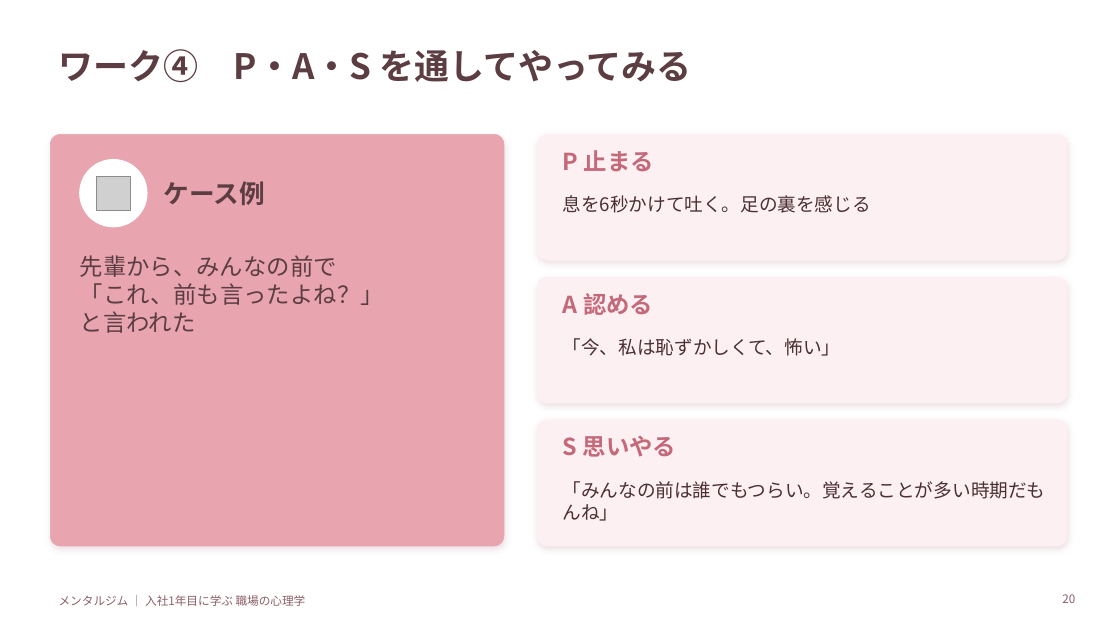
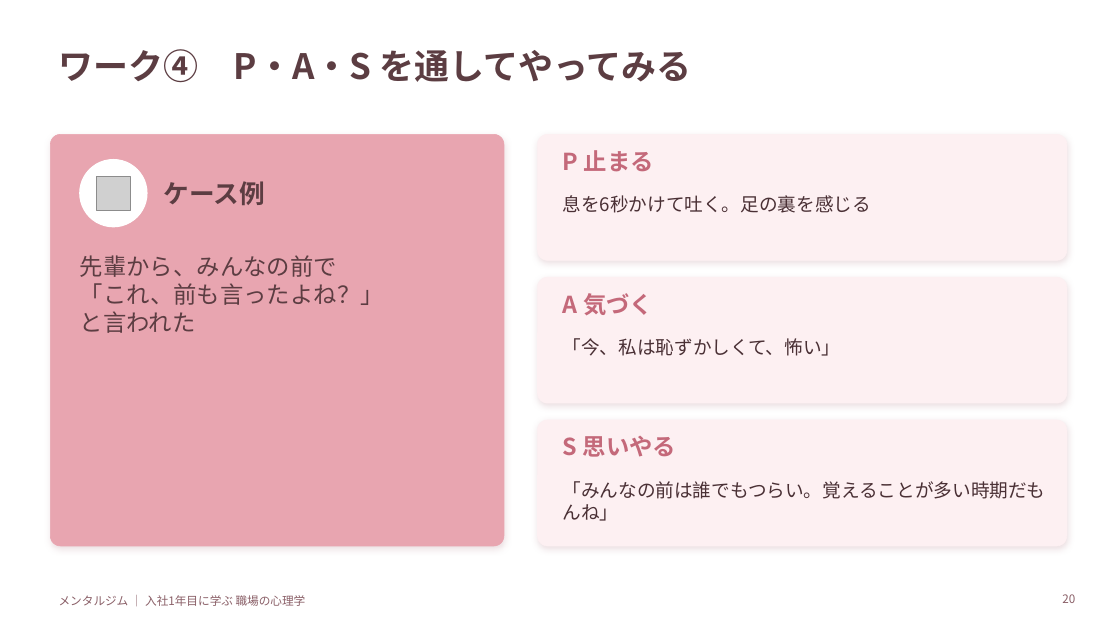
Before and after one commit to cocorest/mentalgym, a slide deck: slide 20 of programs/newcomer-first-year/slides/01_本研修_入社1年目に学ぶ職場の心理学.pptx. Drawn at 1120x630 pixels with LibreOffice and Linux fonts; fonts in the diff are those of the drawing; grey boxes stand for pictures. Boxes give left, top, right and bottom in pixels: in the first picture for what was removed or moved away, otherwise in the second. Text is boxed around its words. In the diff, an @@ line names an element or a change of style, - is before the commit and + after.

```diff
--- a/programs/newcomer-first-year/slides/01_本研修_入社1年目に学ぶ職場の心理学.pptx
+++ b/programs/newcomer-first-year/slides/01_本研修_入社1年目に学ぶ職場の心理学.pptx
@@ text at [563,293,653,315]: text changed @@
-A 認める
+A 気づく
```
Also in this commit, not shown: 7 other slides changed, 9 other files.
